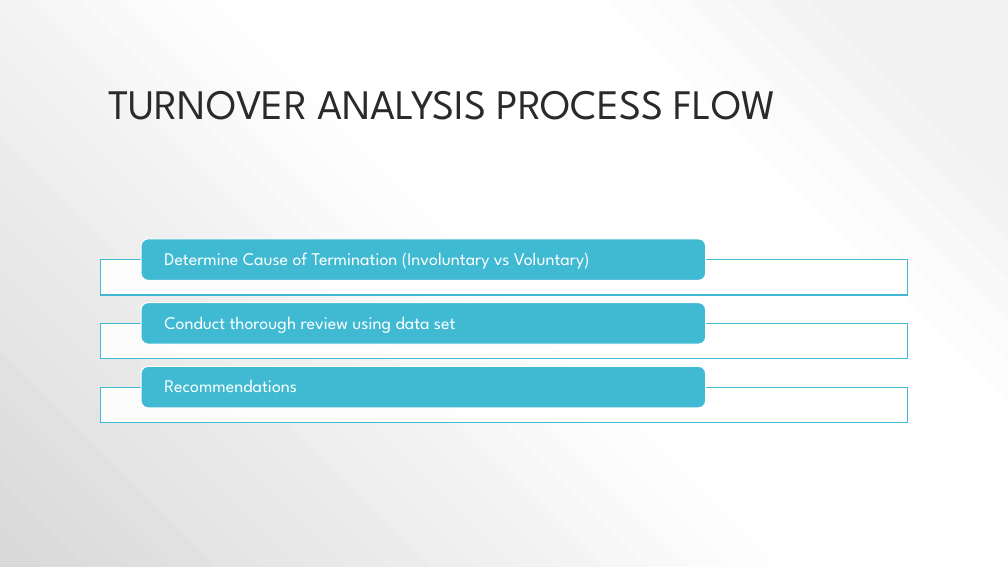
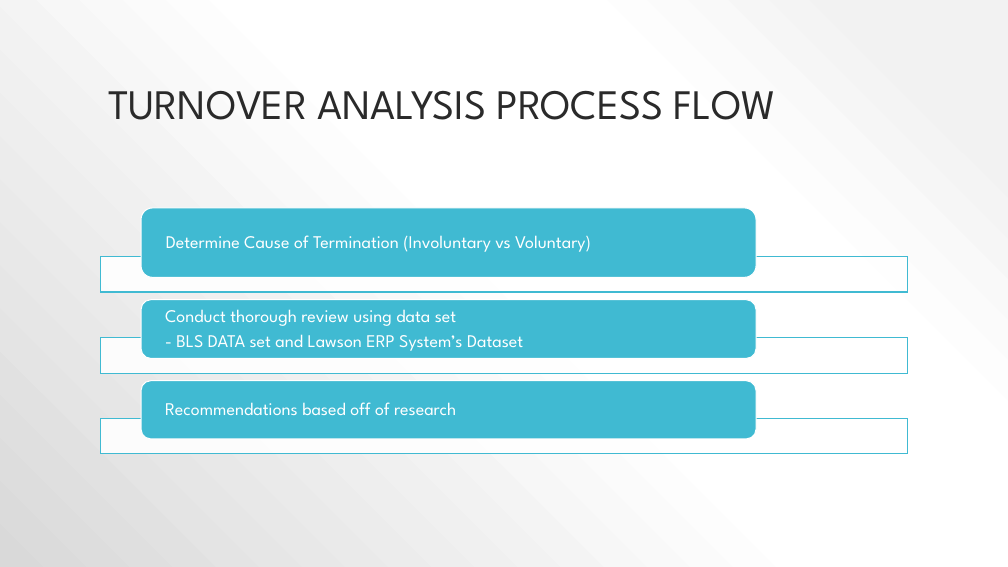
Before and after one commit to kirundar/KM-Airlines, a slide deck: slide 4 of Turnover Analysis IAD.pptx. Drawn at 1008x567 pixels with LibreOffice and Linux fonts; fonts in the diff are those of the drawing. Boxes give left, top, right and bottom in pixels: in the first picture for what was removed or moved away, otherwise in the second. Text is boxed around its words. In the diff, an @@ line names an element or a change of style, - is before the commit and + after.

```diff
--- a/Turnover Analysis IAD.pptx
+++ b/Turnover Analysis IAD.pptx
@@ rounded rectangle: place and size @@
-rounded rectangle at <box>141,239,706,281</box>
+rounded rectangle at <box>141,208,755,278</box>
@@ text "Determine Cause of Termination (Involuntary ...": place and size @@
-text "Determine Cause of Termination (Involuntary ..." at <box>164,252,590,269</box>
+text "Determine Cause of Termination (Involuntary ..." at <box>166,235,591,252</box>
@@ rounded rectangle: place and size @@
-rounded rectangle at <box>141,302,706,344</box>
+rounded rectangle at <box>141,299,755,358</box>
@@ rectangle: place and size @@
-rectangle at <box>101,324,907,359</box>
+rectangle at <box>101,338,907,374</box>
@@ text at <box>176,334,523,351</box>: paragraph added @@
+- BLS DATA set and Lawson ERP System’s Dataset
@@ rounded rectangle: place and size @@
-rounded rectangle at <box>141,367,706,408</box>
+rounded rectangle at <box>141,381,755,439</box>
@@ rectangle: place and size @@
-rectangle at <box>101,387,907,423</box>
+rectangle at <box>101,418,907,454</box>
@@ text at <box>165,402,456,415</box>: text changed @@
-Recommendations
+Recommendations based off of research
```
Also in this commit, not shown: 4 other slides changed.
